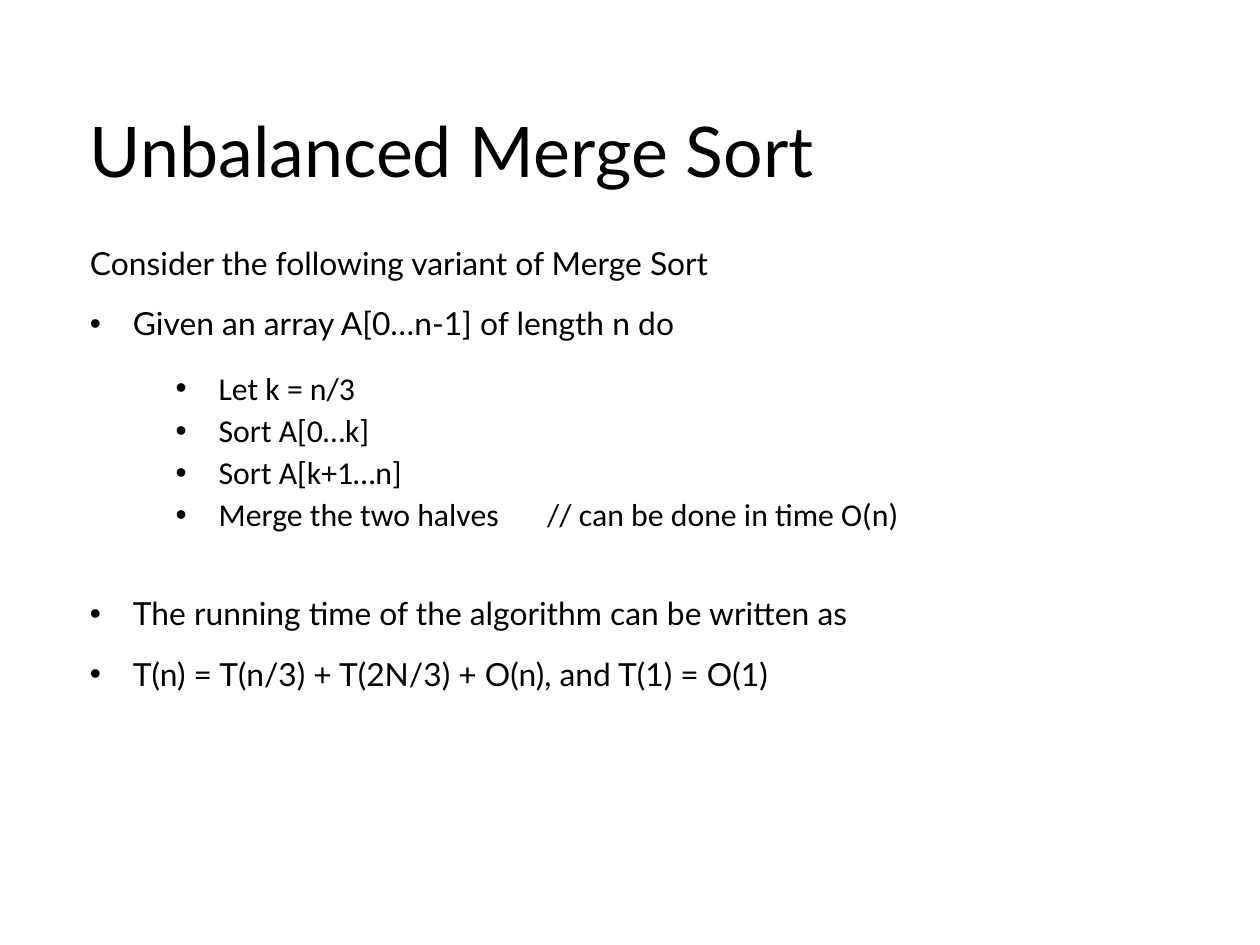
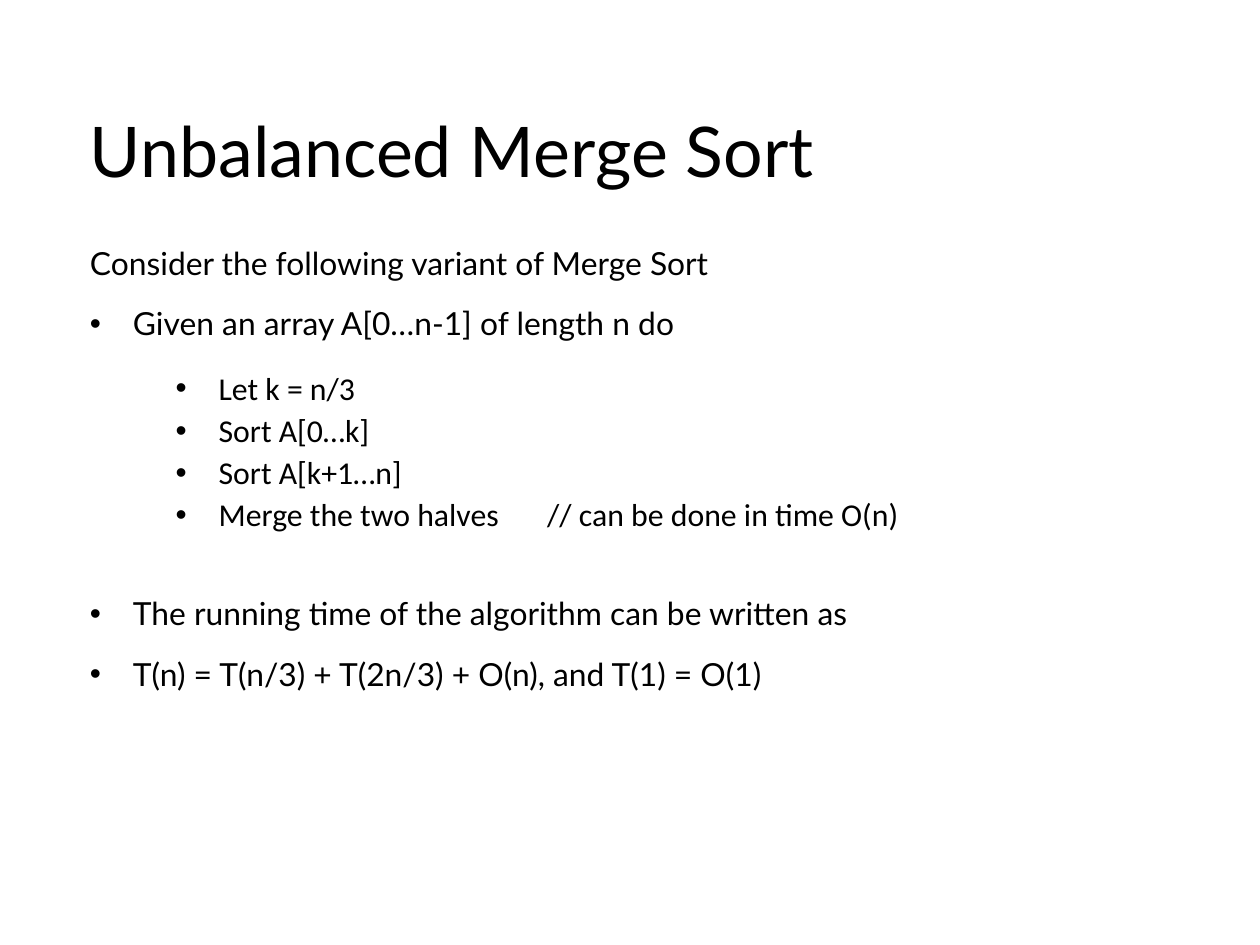
Before and after one commit to nathanesau-academic/cmpt225, a slide deck: slide 13 of lectures/Lecture13/CMPT225-Lecture13.pptx (slide 7 before the commit). Drawn at 1260x945 pixels with LibreOffice and Linux fonts; fonts in the diff are those of the drawing; background and template pictures are left out. Boxes give left, top, right and bottom in pixels: in the first picture for what was removed or moved away, otherwise in the second. Text is boxed around its words. In the diff, an @@ line names an element or a change of style, - is before the commit and + after.

```diff
--- a/lectures/Lecture13/CMPT225-Lecture13.pptx
+++ b/lectures/Lecture13/CMPT225-Lecture13.pptx
@@ text at [133, 661, 761, 691]: text changed @@
-• T(n) = T(n/3) + T(2N/3) + O(n), and T(1) = O(1)
+• T(n) = T(n/3) + T(2n/3) + O(n), and T(1) = O(1)
```
Also in this commit, not shown: 4 other slides changed, 1 slide added, 10 other files.
